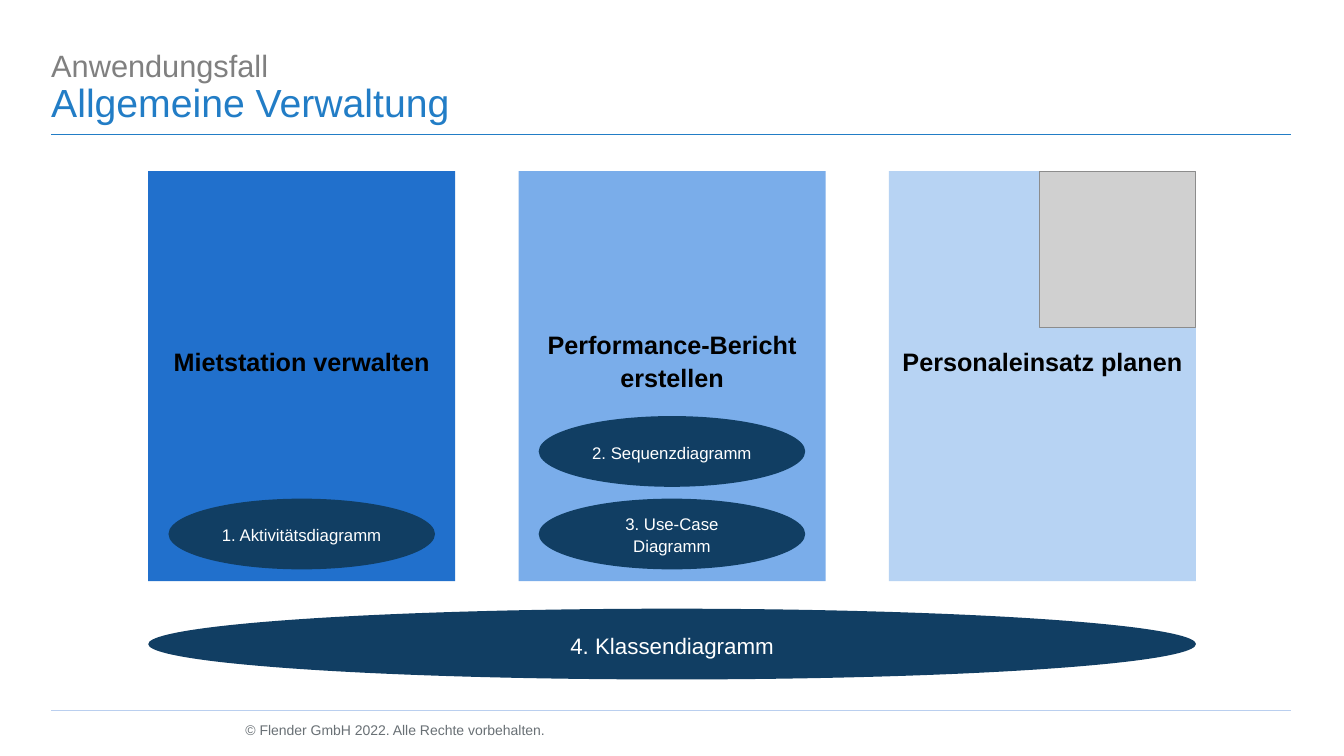
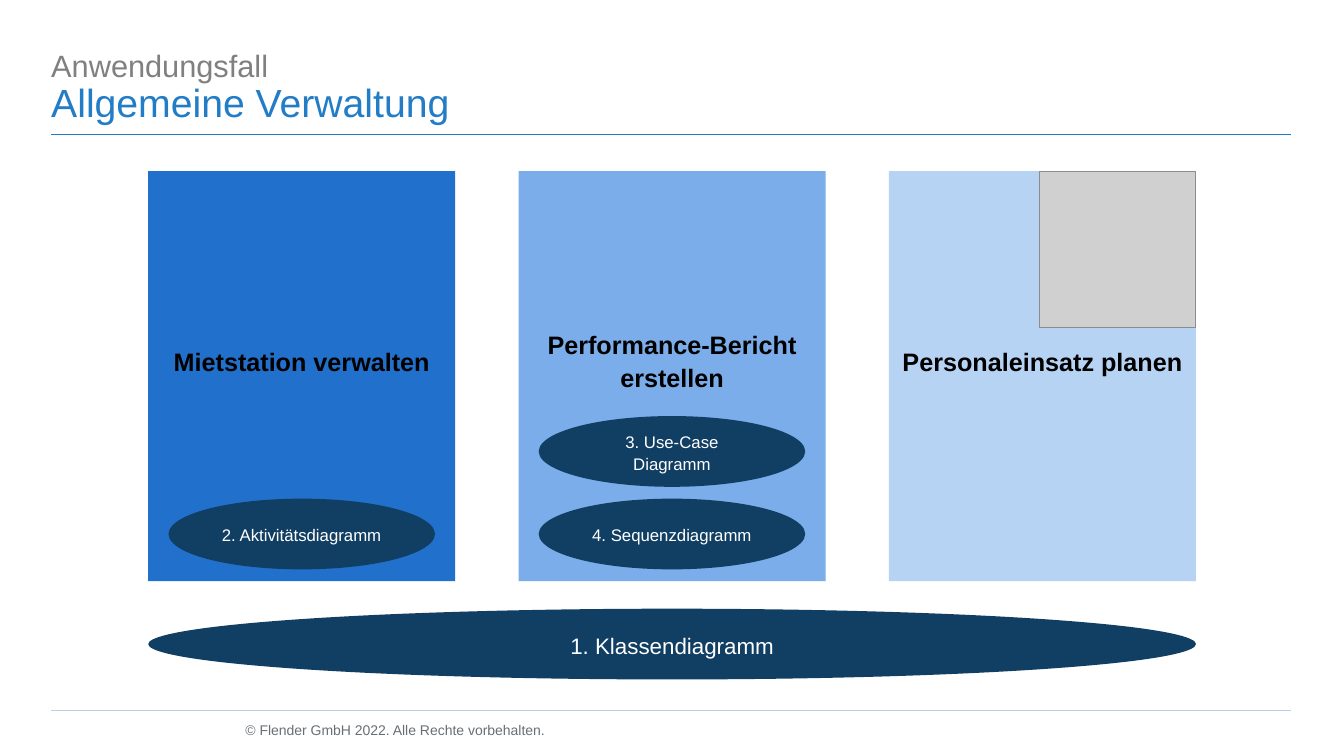
Before and after one commit to DlieBG/car_rental, a slide deck: slide 2 of E - Allgemeine Verwaltung/Slides/Slides.pptx. Drawn at 1344x756 pixels with LibreOffice and Linux fonts; fonts in the diff are those of the drawing; grey boxes stand for pictures; background and template pictures are left out. Boxes give left, top, right and bottom in pixels: in the first picture for what was removed or moved away, otherwise in the second. Text is boxed around its words. In the diff, an @@ line names an element or a change of style, - is before the commit and + after.

Commit message:
slides update

```diff
--- a/E - Allgemeine Verwaltung/Slides/Slides.pptx
+++ b/E - Allgemeine Verwaltung/Slides/Slides.pptx
@@ ellipse "3. Use-Case Diagramm": place and size @@
-ellipse "3. Use-Case Diagramm" at <box>539,499,806,569</box>
+ellipse "3. Use-Case Diagramm" at <box>539,416,806,487</box>
@@ ellipse "4. Sequenzdiagramm": place and size @@
-ellipse "4. Sequenzdiagramm" at <box>539,416,806,487</box>
+ellipse "4. Sequenzdiagramm" at <box>539,499,806,569</box>
@@ text in ellipse at <box>222,529,382,545</box>: text changed @@
-1. Aktivitätsdiagramm
+2. Aktivitätsdiagramm
@@ text in ellipse at <box>592,529,752,545</box>: text changed @@
-2. Sequenzdiagramm
+4. Sequenzdiagramm
@@ text in ellipse at <box>570,637,774,659</box>: text changed @@
-4. Klassendiagramm
+1. Klassendiagramm
```
Also in this commit, not shown: 1 other file.
